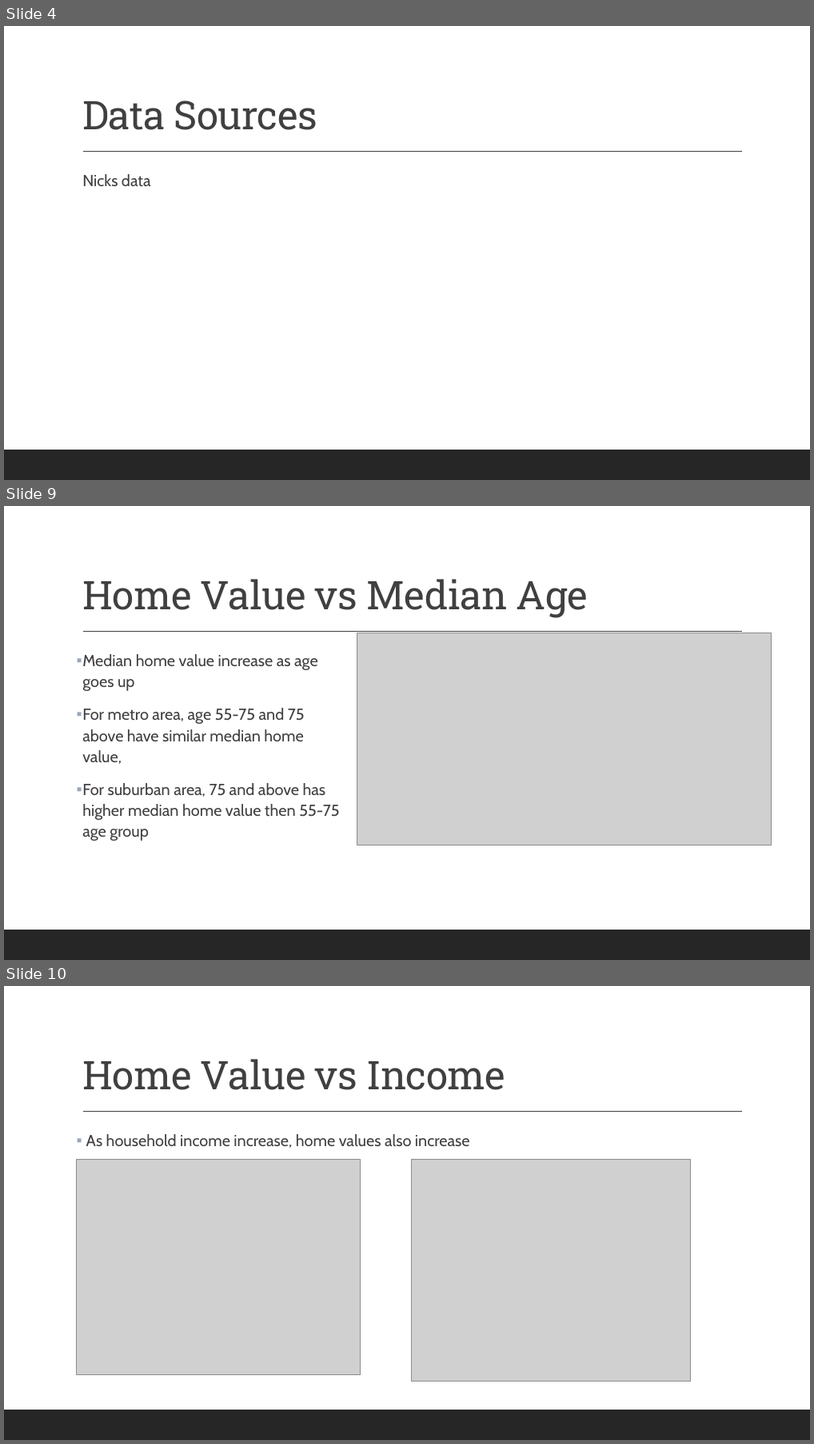
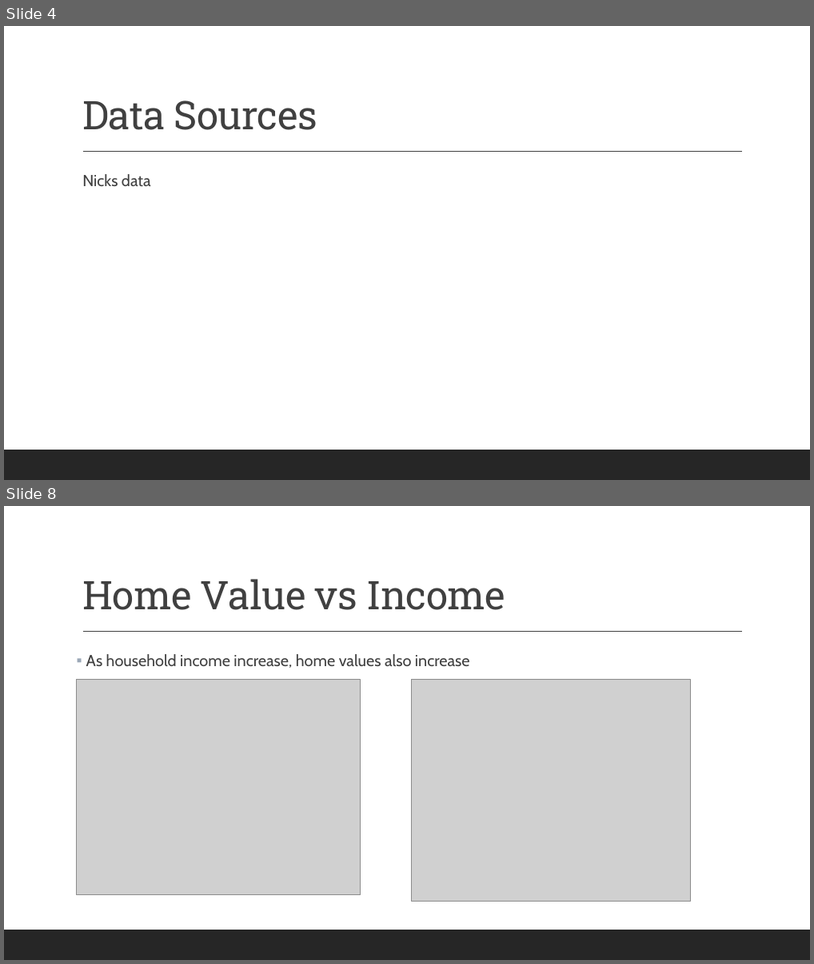
Before and after one commit to againzer/HousingPricesProject, a slide deck: Housing Price Analysis.pptx. Shown one above the other, each under a label of ours: slides 4, 9 and 10 before the commit, slides 4 and 8 after it; the slides between them are not shown. The pictures are 814x1444 and 814x964 pixels, drawn with LibreOffice and Linux fonts; fonts in the diff are those of the drawing; grey boxes stand for pictures. Boxes give left, top, right and bottom in pixels: in the first picture for what was removed or moved away, otherwise in the second. Text is boxed around its words. In the diff, an @@ line names an element or a change of style, - is before the commit and + after.

```diff
--- a/Housing Price Analysis.pptx
+++ b/Housing Price Analysis.pptx
@@ slide 9 removed at [4,506,810,960], background #FFFFFF; not listed: 2 template elements that a slide beside it also shows @@
@@ title removed at [82,579,588,618] @@
-Home Value vs Median Age
@@ picture removed at [358,632,772,844] @@
@@ text removed at [82,654,339,840] @@
-▪ Median home value increase as age goes up
-▪ For metro area, age 55-75 and 75 above have similar median home value,
-▪ For suburban area, 75 and above has higher median home value then 55-75 age group
@@ what was slide 10 is now slide 8 @@
```
Also in this commit, not shown: 3 slides changed, 1 slide added, 2 other slides removed.
